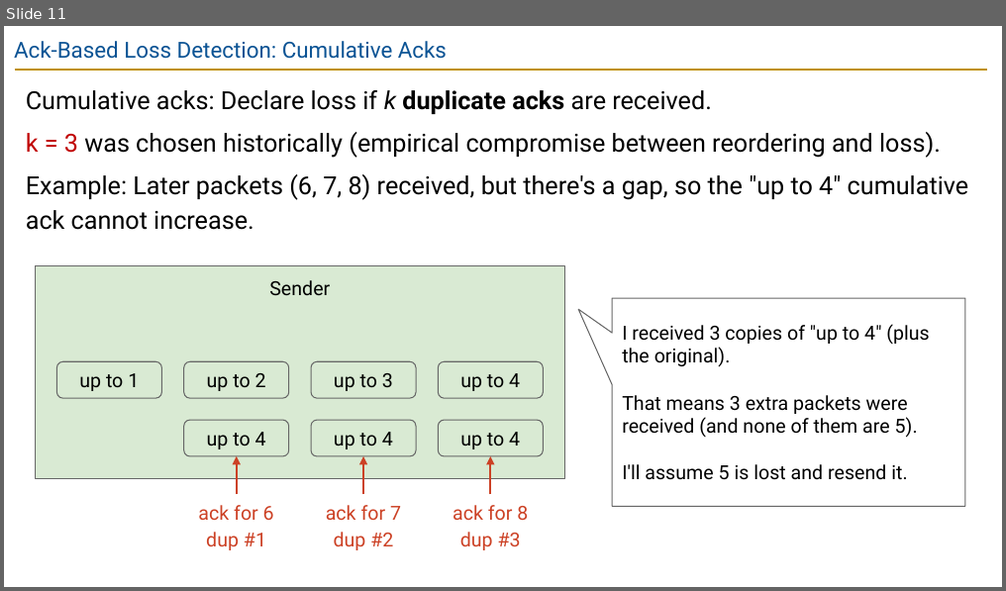
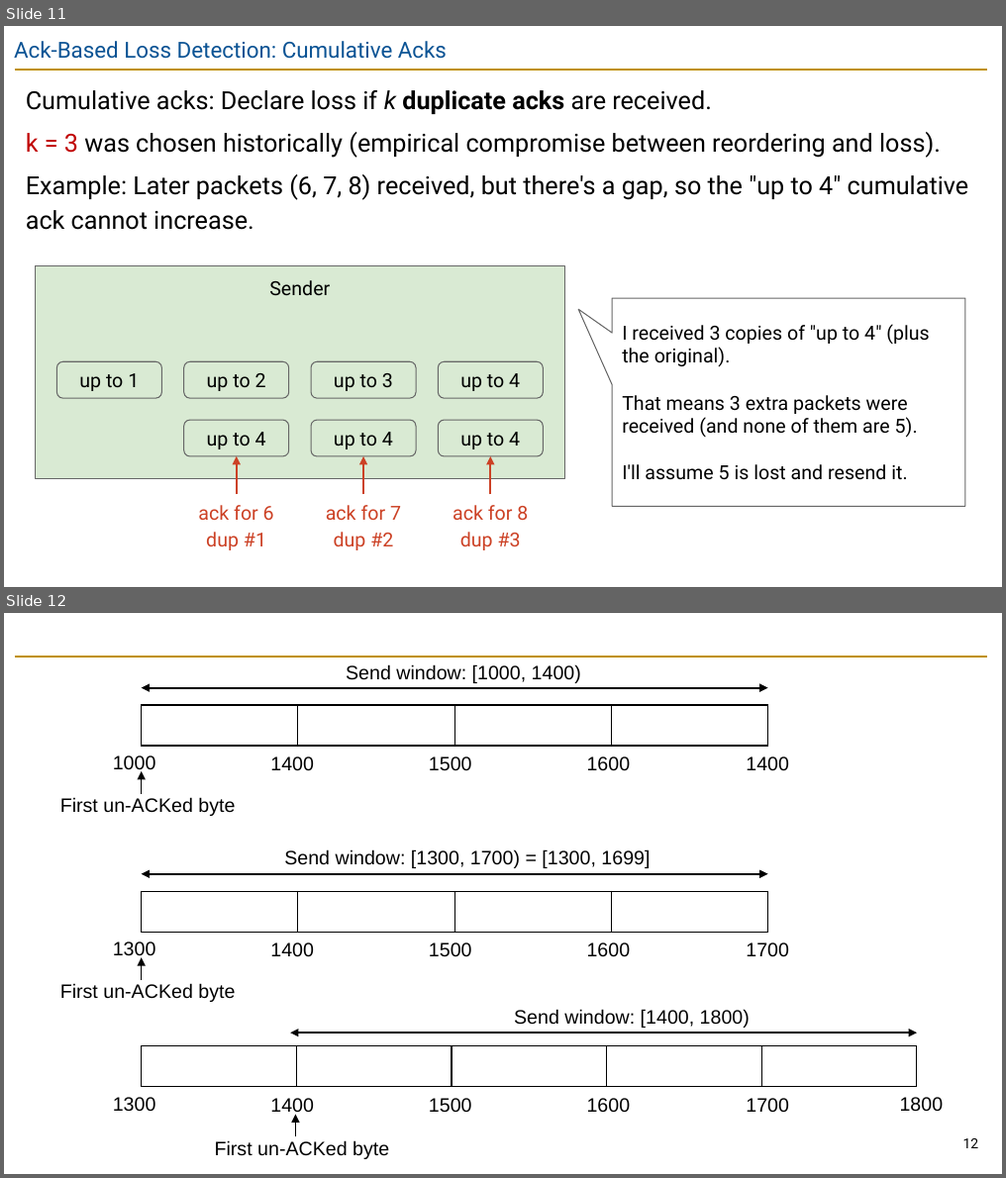
Before and after one commit to guhofstra/CSC175Sp26, a slide deck: PPTs/DELETED.pptx. Shown one above the other, each under a label of ours: slide 11 before the commit, slides 11 and 12 after it. The pictures are 1006x591 and 1006x1178 pixels, drawn with LibreOffice and Linux fonts; fonts in the diff are those of the drawing. Boxes give left, top, right and bottom in pixels: in the first picture for what was removed or moved away, otherwise in the second. Text is boxed around its words. In the diff, an @@ line names an element or a change of style, - is before the commit and + after.

```diff
--- a/PPTs/DELETED.pptx
+++ b/PPTs/DELETED.pptx
@@ slide 12 added at (4, 613, 1002, 1174), background #FFFFFF; not listed: 1 template element that a slide beside it also shows @@
@@ text added at (346, 664, 581, 683), 14 pt, text #000000 @@
+Send window: [1000, 1400)
@@ double arrow added from (142, 688) to (767, 688), #000000 1.5 pt @@
@@ table added at (142, 705, 768, 746), 1 rows, 4 columns @@
+ |  |  | 
@@ text added at (113, 756, 156, 774), 14 pt, text #000000 @@
+1000
@@ text added at (270, 757, 314, 771), 14 pt, text #000000 @@
+1400
@@ text added at (429, 757, 472, 771), 14 pt, text #000000 @@
+1500
@@ text added at (587, 757, 631, 771), 14 pt, text #000000 @@
+1600
@@ text added at (746, 757, 789, 771), 14 pt, text #000000 @@
+1400
@@ arrow added from (142, 793) to (142, 771), #000000 0.75 pt @@
@@ text added at (60, 797, 235, 816), 14 pt, text #000000 @@
+First un-ACKed byte
@@ text added at (284, 850, 649, 868), 14 pt, text #000000 @@
+Send window: [1300, 1700) = [1300, 1699]
@@ double arrow added from (142, 874) to (767, 874), #000000 1.5 pt @@
@@ table added at (142, 891, 768, 933), 1 rows, 4 columns @@
+ |  |  | 
@@ text added at (113, 942, 156, 960), 14 pt, text #000000 @@
+1300
@@ arrow added from (142, 980) to (142, 958), #000000 0.75 pt @@
@@ text added at (270, 943, 314, 958), 14 pt, text #000000 @@
+1400
@@ text added at (429, 943, 472, 958), 14 pt, text #000000 @@
+1500
@@ text added at (587, 943, 631, 958), 14 pt, text #000000 @@
+1600
@@ text added at (746, 943, 789, 958), 14 pt, text #000000 @@
+1700
@@ text added at (60, 983, 235, 1002), 14 pt, text #000000 @@
+First un-ACKed byte
@@ text added at (514, 1009, 749, 1028), 14 pt, text #000000 @@
+Send window: [1400, 1800)
@@ table added at (142, 1046, 915, 1087), 1 rows, 5 columns @@
+ |  |  |  | 
@@ double arrow added from (290, 1033) to (917, 1033), #000000 1.5 pt @@
@@ text added at (113, 1097, 156, 1112), 14 pt, text #000000 @@
+1300
@@ text added at (270, 1098, 314, 1117), 14 pt, text #000000 @@
+1400
@@ arrow added from (295, 1137) to (295, 1115), #000000 0.75 pt @@
@@ text added at (429, 1098, 472, 1113), 14 pt, text #000000 @@
+1500
@@ text added at (587, 1098, 631, 1113), 14 pt, text #000000 @@
+1600
@@ text added at (746, 1098, 789, 1113), 14 pt, text #000000 @@
+1700
@@ text added at (900, 1097, 944, 1112), 14 pt, text #000000 @@
+1800
@@ text added at (215, 1141, 389, 1159), 14 pt, text #000000 @@
+First un-ACKed byte
@@ page number added at (963, 1139, 979, 1149), 10 pt, text #000000 @@
+12
```
Also in this commit, not shown: 7 other files.
